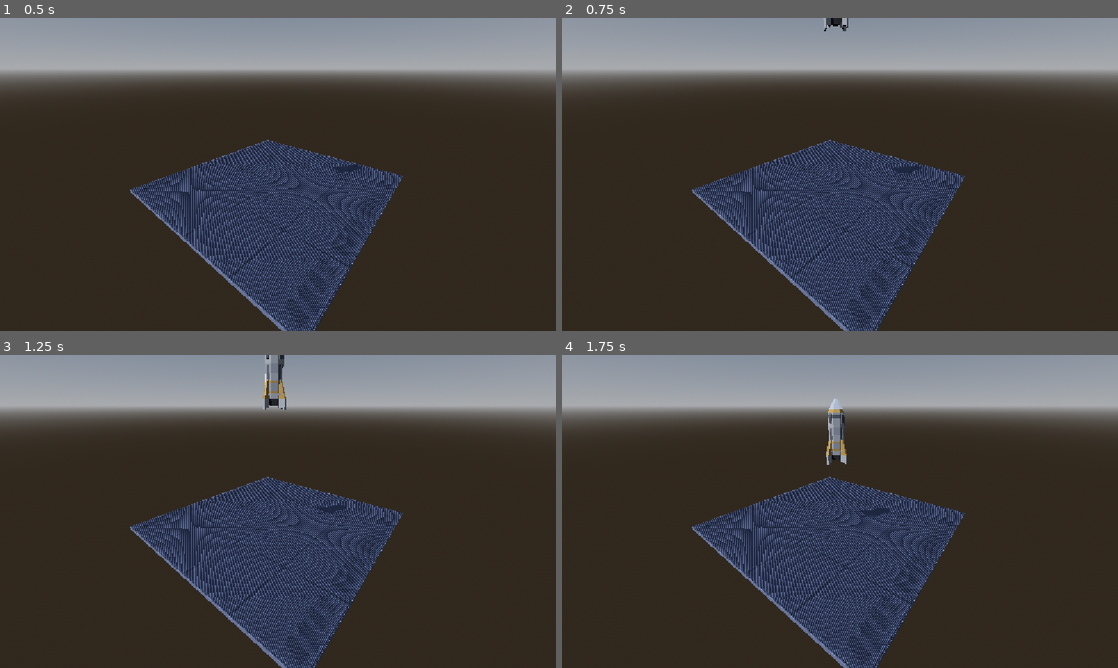
Above: before the commit, frames 1-4 (two rows, left to right).
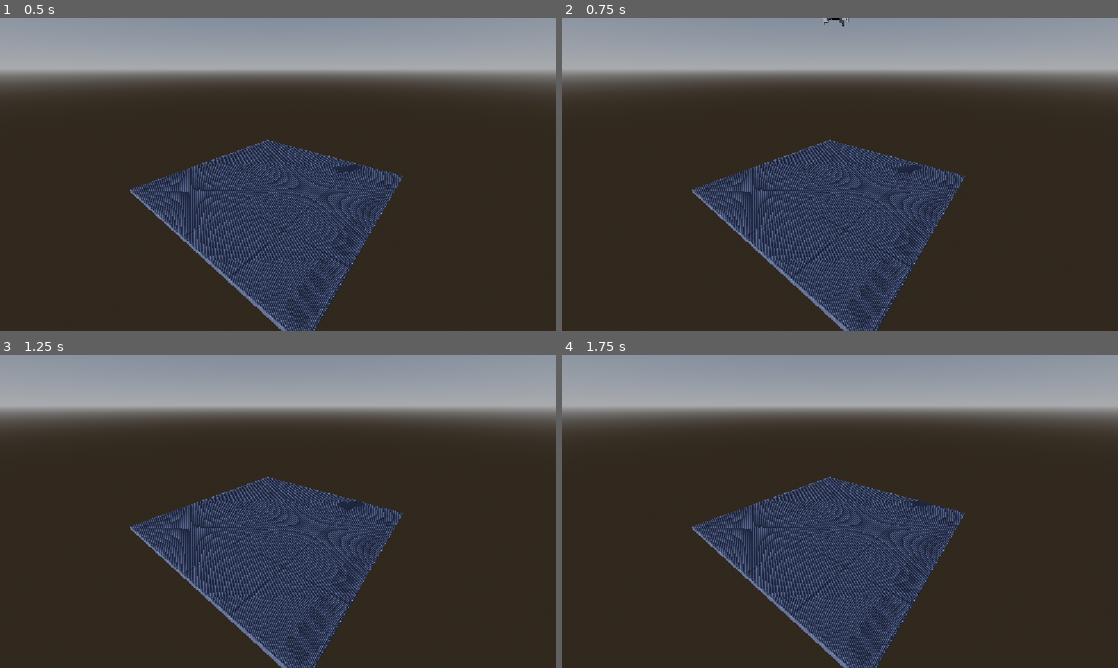
Above: after the commit, the same moments.

Repository: ChristiannYa/lander
Game: Godot game, scene res://scenes/game/game.tscn
Two runs of this game, one before a commit and one after it. Both use one fixed random seed, a clock stepped at 60 frames per second and the inputs below.
Inputs:
- Up to frame 1 (0.5 s): no input
- Up to frame 2 (0.75 s): tap Enter at 0.5 s; hold D (yaw_right, bound only after the commit) from 0.53 s (still down); hold W (thust, bound only after the commit) from 0.53 s (still down)
- Up to frame 3 (1.25 s): keep holding D (yaw_right, bound only after the commit); keep holding W (thust, bound only after the commit)
- Up to frame 4 (1.75 s): release D (yaw_right, bound only after the commit) at 1.28 s; release W (thust, bound only after the commit) at 1.28 s; hold F (pitch_down, bound only after the commit) from 1.28 s (still down); tap W (thust, bound only after the commit) at 1.35 s

Frame 1 is identical in both runs. In frame 2, 0.1% of the frame differs, in the area x 46-65%, y 0-51%; in frame 3, 0.5%; in frame 4, 0.6%, in the area x 47-67%, y 14-52%.

Commit message:
05-rocket-flies

Diff:
--- a/project.godot
+++ b/project.godot
@@ -29,6 +29,31 @@
 , Object(InputEventKey,"resource_local_to_scene":false,"resource_name":"","device":-1,"window_id":0,"alt_pressed":false …(183 unchanged characters)…
 ]
 }
+thust={
+"deadzone": 0.2,
+"events": [Object(InputEventKey,"resource_local_to_scene":false,"resource_name":"","device":-1,"window_id":0,"alt_pressed":false,"shift_pressed":false,"ctrl_pressed":false,"meta_pressed":false,"pressed":false,"keycode":0,"physical_keycode":87,"key_label":0,"unicode":119,"location":0,"echo":false,"script":null)
+]
+}
+pitch_up={
+"deadzone": 0.2,
+"events": [Object(InputEventKey,"resource_local_to_scene":false,"resource_name":"","device":-1,"window_id":0,"alt_pressed":false,"shift_pressed":false,"ctrl_pressed":false,"meta_pressed":false,"pressed":false,"keycode":0,"physical_keycode":82,"key_label":0,"unicode":114,"location":0,"echo":false,"script":null)
+]
+}
+pitch_down={
+"deadzone": 0.2,
+"events": [Object(InputEventKey,"resource_local_to_scene":false,"resource_name":"","device":-1,"window_id":0,"alt_pressed":false,"shift_pressed":false,"ctrl_pressed":false,"meta_pressed":false,"pressed":false,"keycode":0,"physical_keycode":70,"key_label":0,"unicode":102,"location":0,"echo":false,"script":null)
+]
+}
+yaw_left={
+"deadzone": 0.2,
+"events": [Object(InputEventKey,"resource_local_to_scene":false,"resource_name":"","device":-1,"window_id":0,"alt_pressed":false,"shift_pressed":false,"ctrl_pressed":false,"meta_pressed":false,"pressed":false,"keycode":0,"physical_keycode":65,"key_label":0,"unicode":97,"location":0,"echo":false,"script":null)
+]
+}
+yaw_right={
+"deadzone": 0.2,
+"events": [Object(InputEventKey,"resource_local_to_scene":false,"resource_name":"","device":-1,"window_id":0,"alt_pressed":false,"shift_pressed":false,"ctrl_pressed":false,"meta_pressed":false,"pressed":false,"keycode":0,"physical_keycode":68,"key_label":0,"unicode":100,"location":0,"echo":false,"script":null)
+]
+}
 
 [physics]
 
--- /dev/null
+++ b/scenes/rocket/rocket.gd
@@ -0,0 +1,15 @@
+extends RigidBody3D
+
+const THRUST_FORCE = 15.0
+const TORQUE_STRENGTH = 2.0
+
+func _physics_process(_delta: float):
+	if Input.is_action_pressed("thust"):
+		apply_central_force(global_transform.basis.y * THRUST_FORCE)
+
+	var pitch: float = Input.get_axis("pitch_down", "pitch_up")
+	var yaw: float = Input.get_axis("yaw_left", "yaw_right")
+	var torque: Vector3 = global_transform.basis.x * pitch * TORQUE_STRENGTH
+	torque += global_transform.basis.y * yaw * TORQUE_STRENGTH
+
+	apply_torque(torque)
--- a/scenes/rocket/rocket.tscn
+++ b/scenes/rocket/rocket.tscn
@@ -1,5 +1,6 @@
 [gd_scene format=3 uid="uid://cjrx4xt0pxog3"]
 
+[ext_resource type="Script" uid="uid://befeo7j8nrd62" path="res://scenes/rocket/rocket.gd" id="1_ut1yo"]
 [ext_resource type="PackedScene" uid="uid://bfsl4ywgxc86f" path="res://assets/models/ship/monorail_trainFront.glb" id="1_v4nw0"]
 [ext_resource type="PackedScene" uid="uid://wbbstexgfoqt" path="res://assets/models/ship/rocket_baseA.glb" id="2_ut1yo"]
 [ext_resource type="PackedScene" uid="uid://dabktyucfkds3" path="res://assets/models/ship/rocket_fuelA.glb" id="3_wrqyj"]
@@ -13,6 +14,8 @@
 
 [node name="Rocket" type="RigidBody3D" unique_id=38822162]
 gravity_scale = 0.5
+angular_damp = 3.0
+script = ExtResource("1_ut1yo")
 
 [node name="Body" type="Node3D" parent="." unique_id=1633132656]
 
Not shown, added: scenes/rocket/rocket.gd.uid
